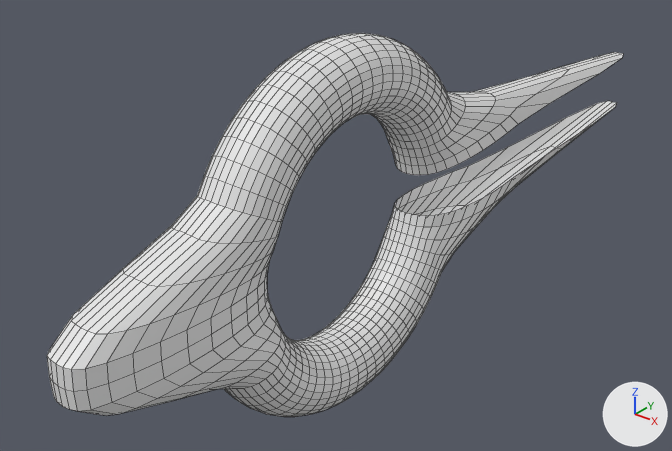
The FBX model GE2-SpaceBattles/Assets/Models/teleporter.fbx, before and after one commit.
Camera for both pictures: a camera (50 mm lens) standing at (17.8, -22.4, 14.0) and looking at (-2.4, 2.7, -1.6). The axes (+X, +Y, +Z) are drawn at lower right. The lights are the same throughout. Mesh edges are drawn as thin lines. Where no turn or scale is listed for an object, it has been applied to the vertices.
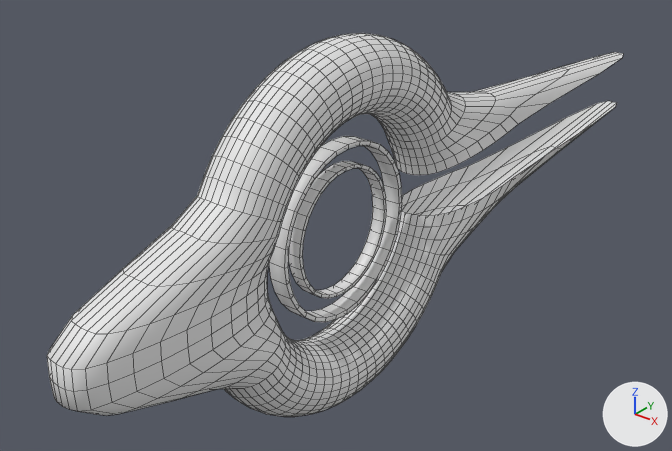
What differs and where, as boxes [x1, y1, x2, y2] in the pictures (672 x 451 px):
```json
{"object": "Cylinder", "change": "added", "after": [269, 136, 402, 322]}
{"object": "Cylinder.001", "change": "added", "after": [289, 161, 386, 298]}
{"part": 1, "of": "me_torus", "change": "shading changed", "before": [47, 33, 623, 417], "after": [47, 33, 623, 417]}
```

Edits to the scene script, one JSON object a line:
```json
{"block": "me_torus", "where": "me_torus.from_pydata(...)  # 1952 vertices, 1920 faces; spans x -1.3..1.3, y -11.5..22.7, z -6.6..6.6"}
{"block": "me_torus", "where": "# used by ob_torus; location = (0.0, 0.0, 0.0)"}
{"block": "me_torus", "change": "me_torus part 1: edges marked sharp go from 3634 to 0"}
{"op": "add", "block": "me_cylinder_001", "code": ["me_cylinder_001 = bpy.data.meshes.new('Cylinder.001')", "me_cylinder_001.from_pydata(...)  # 128 vertices, 128 faces; spans x -0.25..0.25, y -2.37..2.37, z -2.37..2.37"]}
{"op": "add", "block": "me_cylinder", "code": ["me_cylinder = bpy.data.meshes.new('Cylinder')", "me_cylinder.from_pydata(...)  # 128 vertices, 128 faces; spans x -0.34..0.34, y -3.21..3.21, z -3.21..3.21"]}
{"op": "add", "block": "ob_cylinder_001", "code": ["ob_cylinder_001 = bpy.data.objects.new('Cylinder.001', me_cylinder_001)", "ob_cylinder_001.location = (0.0, 0.0, 0.0)"]}
{"op": "add", "block": "ob_cylinder", "code": ["ob_cylinder = bpy.data.objects.new('Cylinder', me_cylinder)", "ob_cylinder.location = (0.0, 0.0, 0.0)"]}
```
